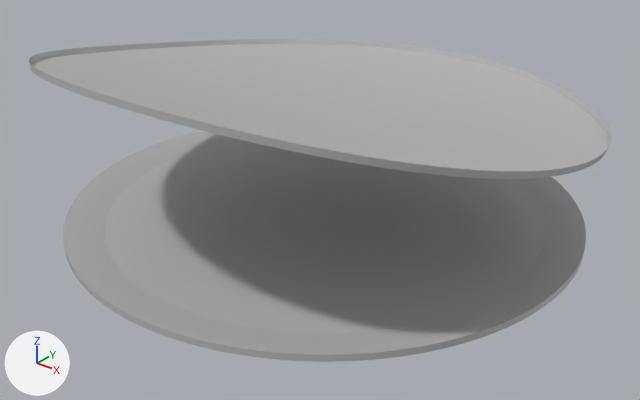
A saved change to the glTF model Assets/GLBs/Particle_Test_01/Structure_01.glb.
Rendered twice from a camera (50 mm lens) standing at (19.4, -24.6, 15.5) and looking at (0.7, -1.1, 1.0). Every picture has the same lights, and +X, +Y and +Z are marked at lower left. Where no turn or scale is listed for an object, it has been applied to the vertices. Vertices at the same position are counted once.

Script lines for the objects in view, before the commit:
```python
ob_platform_panorama_ceiling_01_center = bpy.data.objects.new('Platform_Panorama_Ceiling_01_Center', me_platform_panorama_ceiling_01_center)
ob_platform_panorama_ceiling_01_center.location = (0.0, -0.03, 5.49)
ob_platform_panorama_ceiling_01_edge = bpy.data.objects.new('Platform_Panorama_Ceiling_01_Edge', me_platform_panorama_ceiling_01_edge)
ob_platform_panorama_ceiling_01_edge.location = (0.0, 0.0, 5.56)
ob_platform_panorma_01_floor = bpy.data.objects.new('Platform_Panorma_01_Floor', me_platform_panorma_01_floor)
ob_platform_panorma_01_floor.location = (0.0, 0.0, 0.0)
ob_platform_panorma_01_foor_edge = bpy.data.objects.new('Platform_Panorma_01_Foor_Edge', me_platform_panorma_01_foor_edge)
ob_platform_panorma_01_foor_edge.location = (0.0, 0.0, -0.12)
```
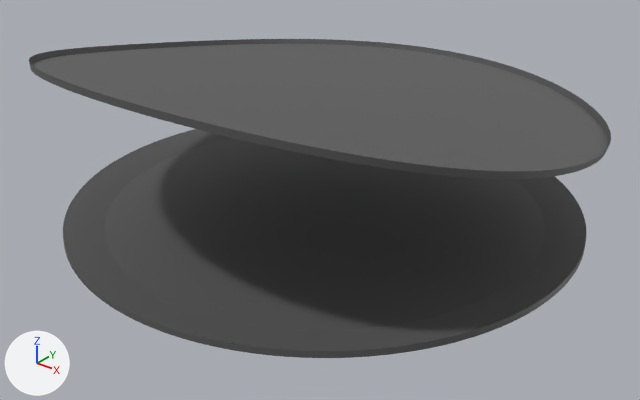
Location of each change, (x1, y1, x2, y2) in pixels of the pictures (640 x 400 px):
'Platform_Panorma_Floor_01', added: after (63, 129, 586, 358)
'Platform_Panorma_01_Foor_Edge', deleted: before (104, 140, 545, 333)
'Platform_Panorama_Ceiling_01_Center', deleted: before (41, 44, 598, 171)
'Platform_Panorma_01_Floor', deleted: before (63, 130, 586, 362)
part 1 of me_platform_panorama_ceiling_01_edge, built on: after (32, 44, 608, 171)
part 2 of me_platform_panorama_ceiling_01_edge, recoloured: (29, 39, 611, 179) in both

The change, as a diff of the scene's bpy script:
```diff
--- a/Assets/GLBs/Particle_Test_01/Structure_01.glb.py
+++ b/Assets/GLBs/Particle_Test_01/Structure_01.glb.py
@@ mat_stingraypbs1 @@
+mat_stingraypbs1 = principled_material('StingrayPBS1')
+mat_stingraypbs1.base_color = (0.102, 0.102, 0.102)  # dark grey #5a5a5a
@@ me_platform_panorama_ceiling_01_edge @@
 # used by ob_platform_panorama_ceiling_01_edge; location = (0.0, 0.0, 5.56)
-me_platform_panorama_ceiling_01_edge.from_pydata(...)  # 576 vertices, 768 faces; spans x -10.3..10.3, y -10.1..10.1, z -1.9..1.9
+me_platform_panorama_ceiling_01_edge.from_pydata(...)  # 2561 vertices, 4928 faces; spans x -10.3..10.3, y -10.1..10.1, z -1.9..1.9
+# me_platform_panorama_ceiling_01_edge part 1: 2 vertices moved within x -5.2..-1.9, y 8.2..9.5, z -1.8; 1985 vertices added at x -9.9..9.9, y -9.7..9.7, z -1.8..1.6
+# me_platform_panorama_ceiling_01_edge part 2: 471 faces spanning x -10.3..10.3, y -10.1..10.1, z -1.9..1.9 switch from mat_stingraypbs3_structure (grey #bcbcbc) to mat_stingraypbs1 (dark grey #5a5a5a)
@@ me_platform_panorma_floor_01 @@
+me_platform_panorma_floor_01.from_pydata(...)  # 581 vertices, 968 faces; spans x -9.9..9.9, y -9.9..9.9, z -0.1..0.1
+me_platform_panorma_floor_01.materials.append(mat_stingraypbs1)  # dark grey #5a5a5a
@@ ob_platform_panorma_01_foor_edge @@
-ob_platform_panorma_01_foor_edge = bpy.data.objects.new('Platform_Panorma_01_Foor_Edge', me_platform_panorma_01_foor_edge)
-ob_platform_panorma_01_foor_edge.location = (0.0, 0.0, -0.12)
@@ ob_platform_panorma_01_floor @@
-ob_platform_panorma_01_floor = bpy.data.objects.new('Platform_Panorma_01_Floor', me_platform_panorma_01_floor)
-ob_platform_panorma_01_floor.location = (0.0, 0.0, 0.0)
@@ ob_platform_panorama_ceiling_01_center @@
-ob_platform_panorama_ceiling_01_center = bpy.data.objects.new('Platform_Panorama_Ceiling_01_Center', me_platform_panorama_ceiling_01_center)
-ob_platform_panorama_ceiling_01_center.location = (0.0, -0.03, 5.49)
@@ ob_platform_panorma_floor_01 @@
+ob_platform_panorma_floor_01 = bpy.data.objects.new('Platform_Panorma_Floor_01', me_platform_panorma_floor_01)
+ob_platform_panorma_floor_01.location = (0.0, 0.0, 0.12)
```
